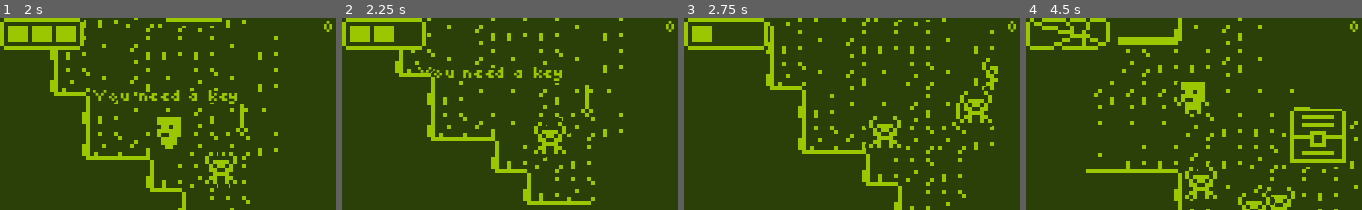
Above: before the commit, frames 1-4 (left to right).
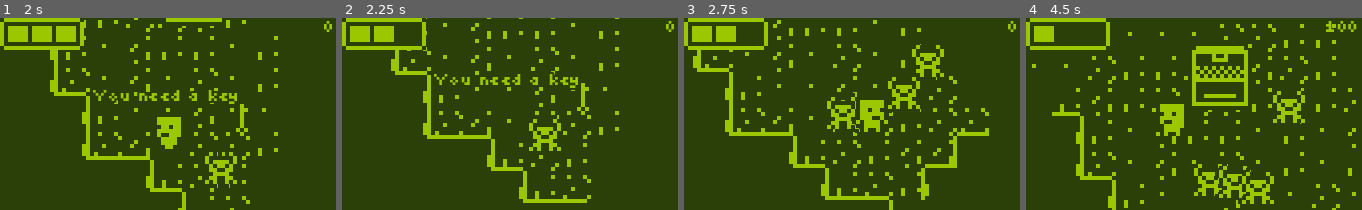
Above: after the commit, the same moments.

Repository: TheAihopGG/nokia-3310-jam-7
Game: Godot game, scene res://Scenes/game.tscn
Same seed, same stepped clock (60 frames per second), same inputs: the game is played once before the commit and once after it.
Inputs (mouse positions are in pixels of both pictures, inside the frame that each line leads up to):
- Up to frame 1 (2 s): tap Enter at 0.5 s; move the mouse to (241, 104) at 0.52 s; hold Right (ui_right) 0.53-1.28 s; hold F (interact) 0.53-1.28 s; move the mouse to (100, 123) at 1.27 s; hold Down (ui_down) from 1.28 s (still down); click (100, 123) at 1.35 s
- Up to frame 2 (2.25 s): move the mouse to (543, 71) at 2.02 s; release Down (ui_down) at 2.03 s; hold Right (ui_right) from 2.03 s (still down); hold F (interact) from 2.03 s (still down)
- Up to frame 3 (2.75 s): keep holding Right (ui_right); keep holding F (interact)
- Up to frame 4 (4.5 s): move the mouse to (1177, 152) at 2.77 s; release Right (ui_right) at 2.78 s; release F (interact) at 2.78 s; hold Up (ui_up) 2.78-3.53 s; click (1177, 152) at 2.85 s; move the mouse to (1294, 142) at 3.52 s; hold F (interact) 3.53-4.28 s; hold Left (ui_left) from 3.53 s (still down); move the mouse to (1093, 85) at 4.27 s; click (1093, 85) at 4.35 s

Frame 1 is identical in both runs. In frame 2, 10% of the frame differs, in the area x 14-84%, y 0-98%; in frame 3, 16%; in frame 4, 20%, in the area x 1-99%, y 0-100%.

Commit message:
невер дай!

Diff:
--- a/Scenes/Characters/Player/PlayerFSM.gd
+++ b/Scenes/Characters/Player/PlayerFSM.gd
@@ -12,7 +12,7 @@
     set_state(states.idle)
 
 func _state_logic(_delta: float) -> void:
-    if state == states.idle or state == states.move or state == states.attack:
+    if state == states.idle or state == states.move or state == states.attack or state == states.hurt:
         parent.get_input()
         parent.move()
 
--- a/Scenes/Characters/Player/player.tscn
+++ b/Scenes/Characters/Player/player.tscn
@@ -140,6 +140,18 @@
 "transitions": PackedFloat32Array(1),
 "update": 1,
 "values": [true]
+}
+tracks/2/type = "value"
+tracks/2/imported = false
+tracks/2/enabled = true
+tracks/2/path = NodePath("CollisionShape2D:disabled")
+tracks/2/interp = 1
+tracks/2/loop_wrap = true
+tracks/2/keys = {
+"times": PackedFloat32Array(0),
+"transitions": PackedFloat32Array(1),
+"update": 1,
+"values": [false]
 }
 
 [sub_resource type="Animation" id="Animation_bpbs0"]
@@ -237,7 +249,7 @@
 
 [sub_resource type="Animation" id="Animation_uqd12"]
 resource_name = "hurt"
-length = 0.4
+step = 0.0363
 tracks/0/type = "value"
 tracks/0/imported = false
 tracks/0/enabled = true
@@ -274,6 +286,18 @@
 "update": 1,
 "values": [false, true, false, true]
 }
+tracks/3/type = "value"
+tracks/3/imported = false
+tracks/3/enabled = true
+tracks/3/path = NodePath("CollisionShape2D:disabled")
+tracks/3/interp = 1
+tracks/3/loop_wrap = true
+tracks/3/keys = {
+"times": PackedFloat32Array(0, 1),
+"transitions": PackedFloat32Array(1, 1),
+"update": 1,
+"values": [true, false]
+}
 
 [sub_resource type="Animation" id="Animation_ng1y3"]
 length = 0.6
@@ -393,7 +417,7 @@
 
 [node name="AnimatedSprite2D" parent="." index="3"]
 sprite_frames = SubResource("SpriteFrames_eep3v")
-animation = &"attack"
+animation = &"idle"
 
 [node name="AnimationPlayer" parent="." index="4"]
 libraries = {
--- a/Scenes/game.tscn
+++ b/Scenes/game.tscn
@@ -116,7 +116,6 @@
 [node name="AudioStreamPlayer2D" type="AudioStreamPlayer2D" parent="."]
 stream = ExtResource("11_qw7yh")
 volume_db = 24.0
-autoplay = true
 
 [node name="Beatle" parent="." instance=ExtResource("12_0d28c")]
 position = Vector2(68, 82)
